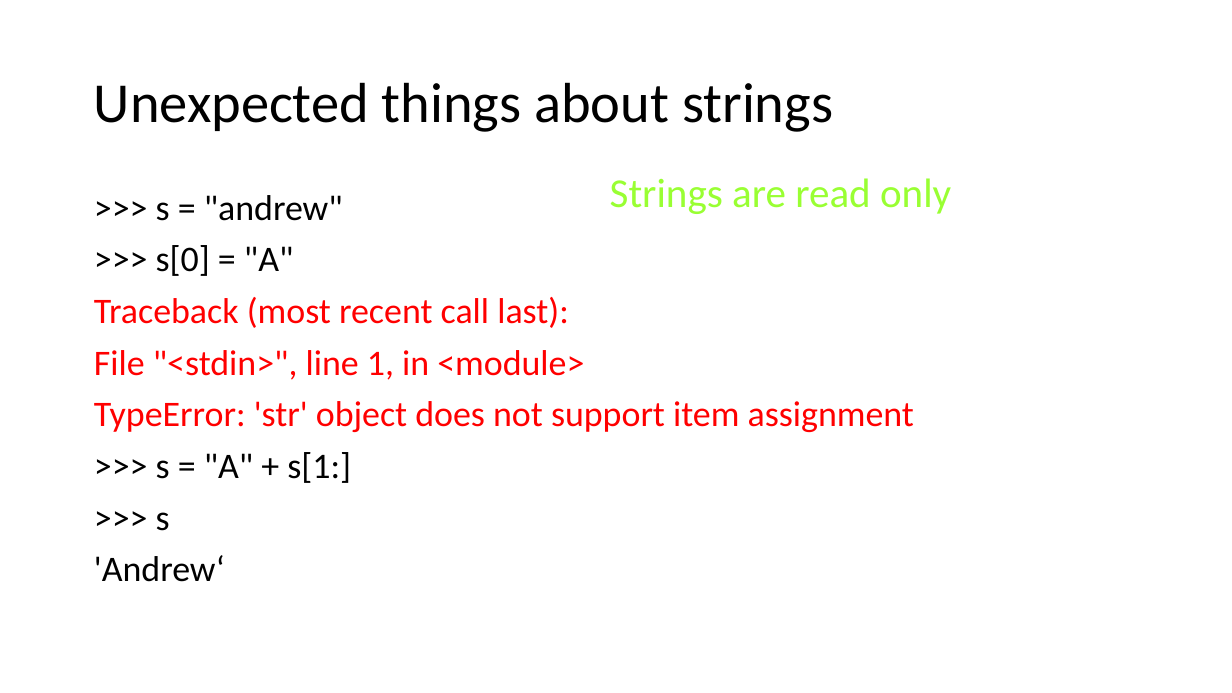
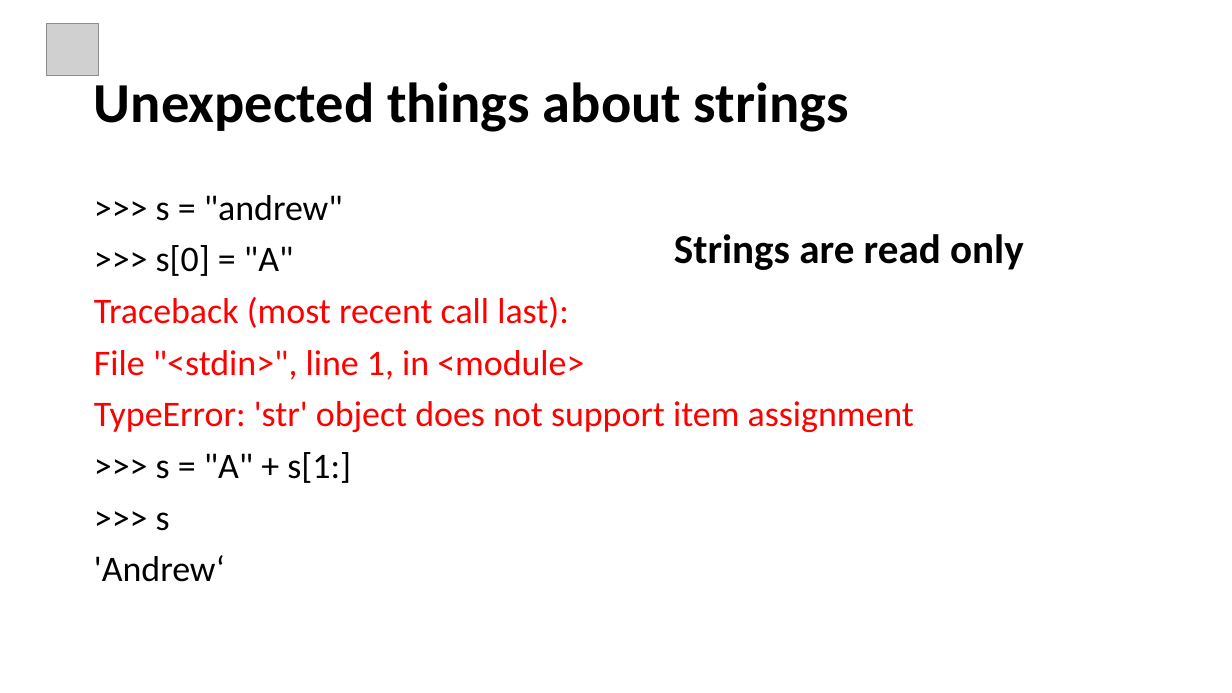
Before and after one commit to ankitagrawal579/Python, a slide deck: slide 21 of Python Ppt.pptx (slide 23 before the commit). Drawn at 1232x693 pixels with LibreOffice and Linux fonts; fonts in the diff are those of the drawing; grey boxes stand for pictures. Boxes give left, top, right and bottom in pixels: in the first picture for what was removed or moved away, otherwise in the second. Text is boxed around its words. In the diff, an @@ line names an element or a change of style, - is before the commit and + after.

```diff
--- a/Python Ppt.pptx
+++ b/Python Ppt.pptx
@@ picture added at (x1=46, y1=23, x2=98, y2=75) @@
@@ title "Unexpected things about strings" at (x1=94, y1=74, x2=849, y2=132): bold on @@
@@ text "Strings are read only" moved from (x1=610, y1=178, x2=951, y2=214) to (x1=674, y1=234, x2=1024, y2=270) @@
@@ text "Strings are read only" at (x1=674, y1=234, x2=1024, y2=270): text colour #99FF33 to #000000, bold on @@
```
Also in this commit, not shown: 23 other slides changed, 20 slides added, 3 slides removed.
